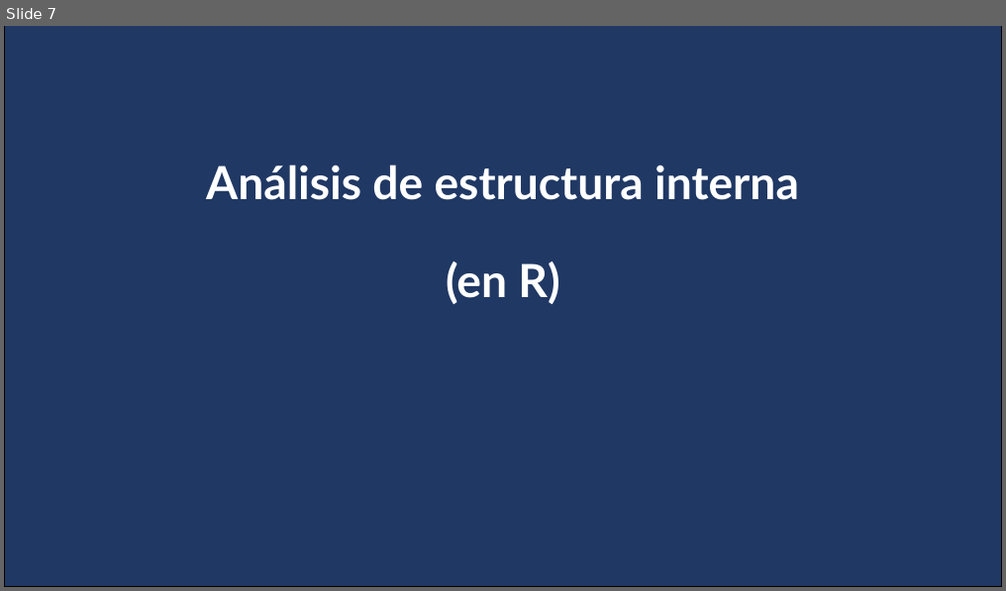
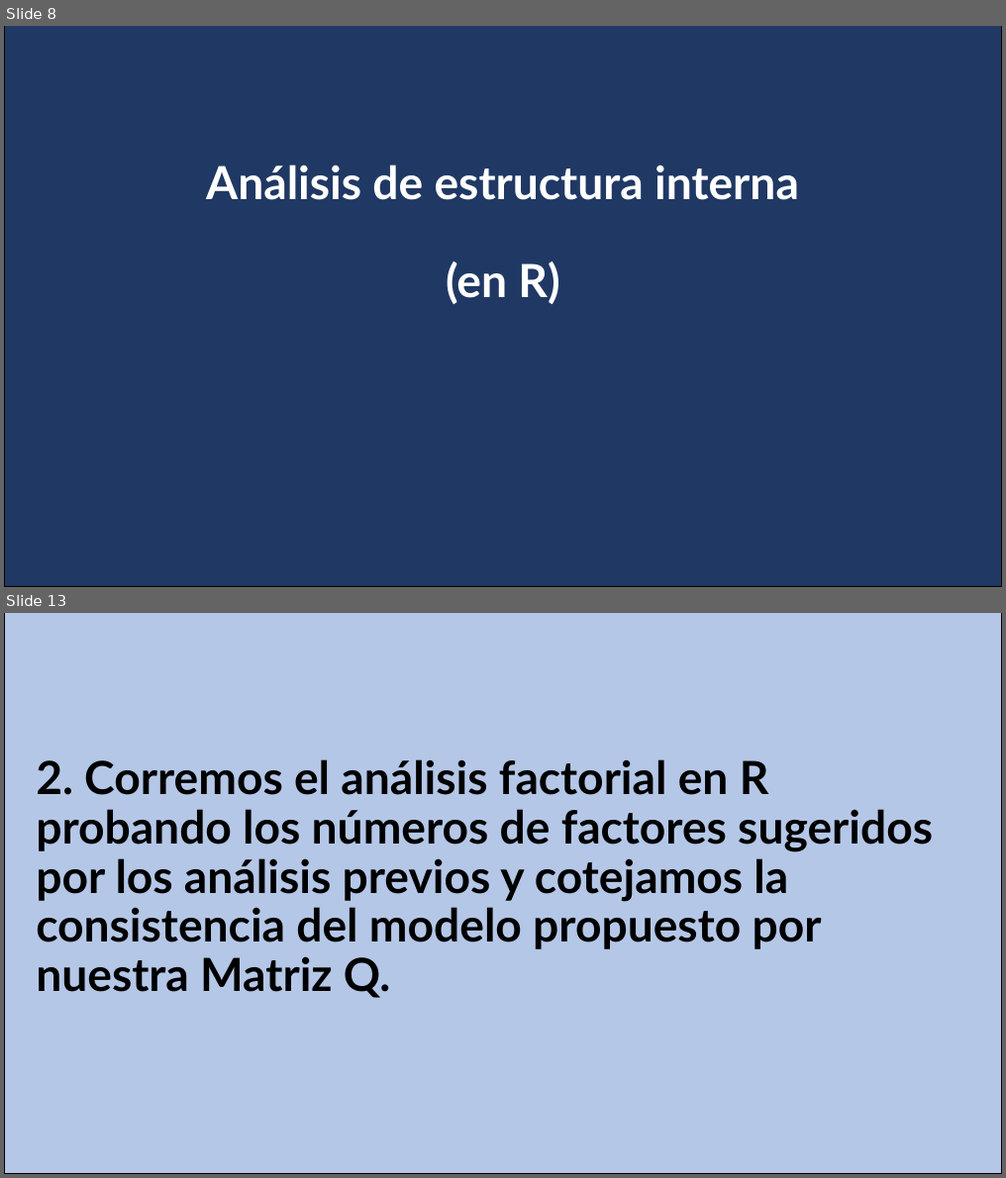
Before and after one commit to Adrifelcha/afchavez-019, a slide deck: RIMEDIE/Mat09_2015/Assessing the Model/Reporte_Resumen_Indices_TCT_AFC_AFE_MAT09.pptx. Shown one above the other, each under a label of ours: slide 7 before the commit, slides 8 and 13 after it; the slides between them are not shown. The pictures are 1006x591 and 1006x1178 pixels, drawn with LibreOffice and Linux fonts; fonts in the diff are those of the drawing. Boxes give left, top, right and bottom in pixels: in the first picture for what was removed or moved away, otherwise in the second. Text is boxed around its words. In the diff, an @@ line names an element or a change of style, - is before the commit and + after.

```diff
--- a/RIMEDIE/Mat09_2015/Assessing the Model/Reporte_Resumen_Indices_TCT_AFC_AFE_MAT09.pptx
+++ b/RIMEDIE/Mat09_2015/Assessing the Model/Reporte_Resumen_Indices_TCT_AFC_AFE_MAT09.pptx
@@ slide 13 added at [4, 613, 1002, 1174], background #FFFFFF @@
@@ rectangle added at [4, 613, 1002, 1174], fill #B4C7E7, outline #000000 1 pt @@
@@ text added at [36, 760, 933, 998], 44 pt, text #000000, bold @@
+2. Corremos el análisis factorial en R probando los números de factores sugeridos por los análisis previos y cotejamos la consistencia del modelo propuesto por nuestra Matriz Q.
@@ what was slide 7 is now slide 8 @@
```
Also in this commit, not shown: 1 slide changed, 12 other slides added, 4 slides removed, 4 other files.
